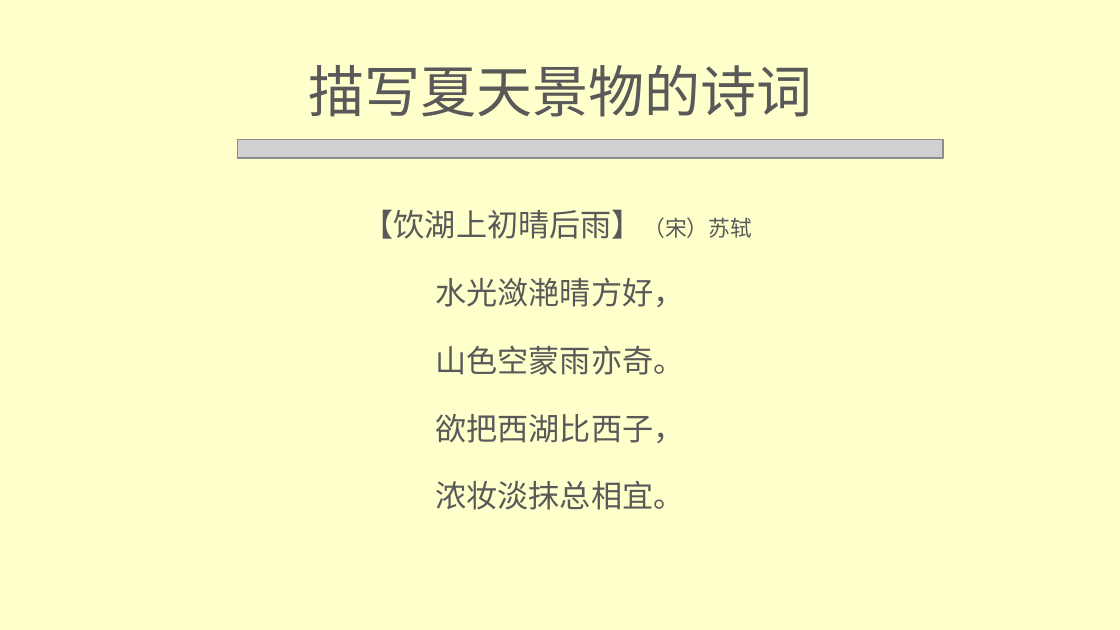
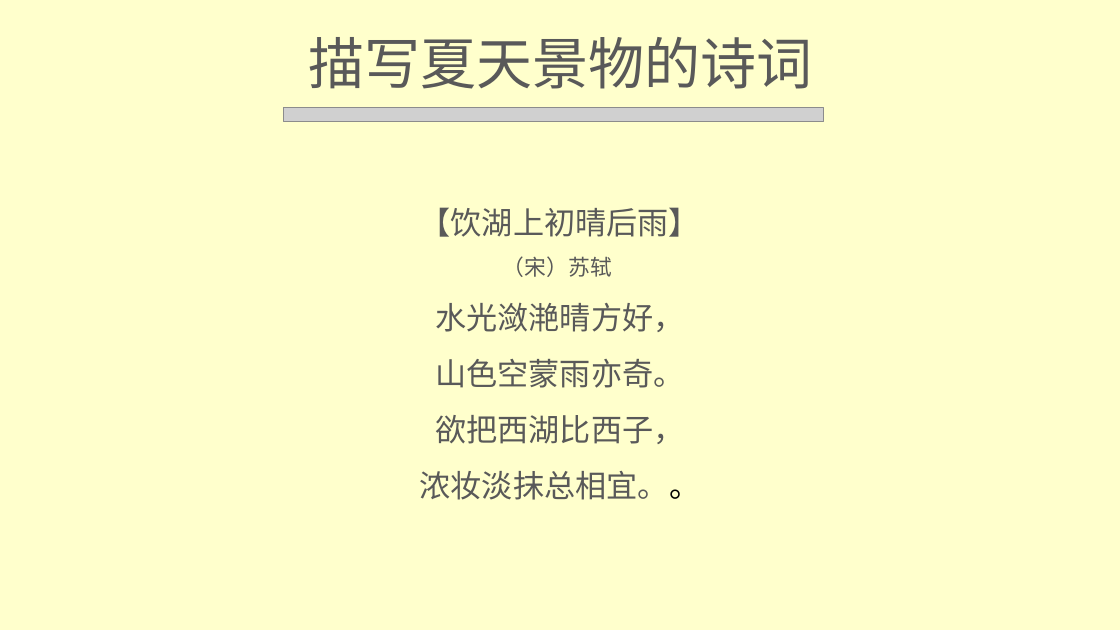
Before and after one commit to CancerXiaoAi/demo, a slide deck: slide 6 of 大学信息技术/项目4/实训1/慧雅诗韵.pptx. Drawn at 1120x630 pixels with LibreOffice and Linux fonts; fonts in the diff are those of the drawing; grey boxes stand for pictures; background and template pictures are left out. Boxes give left, top, right and bottom in pixels: in the first picture for what was removed or moved away, otherwise in the second. Text is boxed around its words. In the diff, an @@ line names an element or a change of style, - is before the commit and + after.

```diff
--- a/大学信息技术/项目4/实训1/慧雅诗韵.pptx
+++ b/大学信息技术/项目4/实训1/慧雅诗韵.pptx
@@ title "描写夏天景物的诗词": place and size @@
-title "描写夏天景物的诗词" at bbox=[308, 65, 812, 117]
+title "描写夏天景物的诗词" at bbox=[308, 37, 812, 89]
@@ picture: place and size @@
-picture at bbox=[237, 140, 943, 158]
+picture at bbox=[283, 108, 824, 122]
@@ text "【饮湖上初晴后雨】（宋）苏轼": place and size @@
-text "【饮湖上初晴后雨】（宋）苏轼" at bbox=[363, 209, 752, 510]
+text "【饮湖上初晴后雨】（宋）苏轼" at bbox=[420, 207, 701, 500]
@@ text at bbox=[420, 207, 700, 444]: less space between paragraphs @@
@@ text at bbox=[420, 471, 701, 500]: text changed @@
-浓妆淡抹总相宜。
+浓妆淡抹总相宜。。
```
Also in this commit, not shown: 10 other slides changed, 2 other files.
